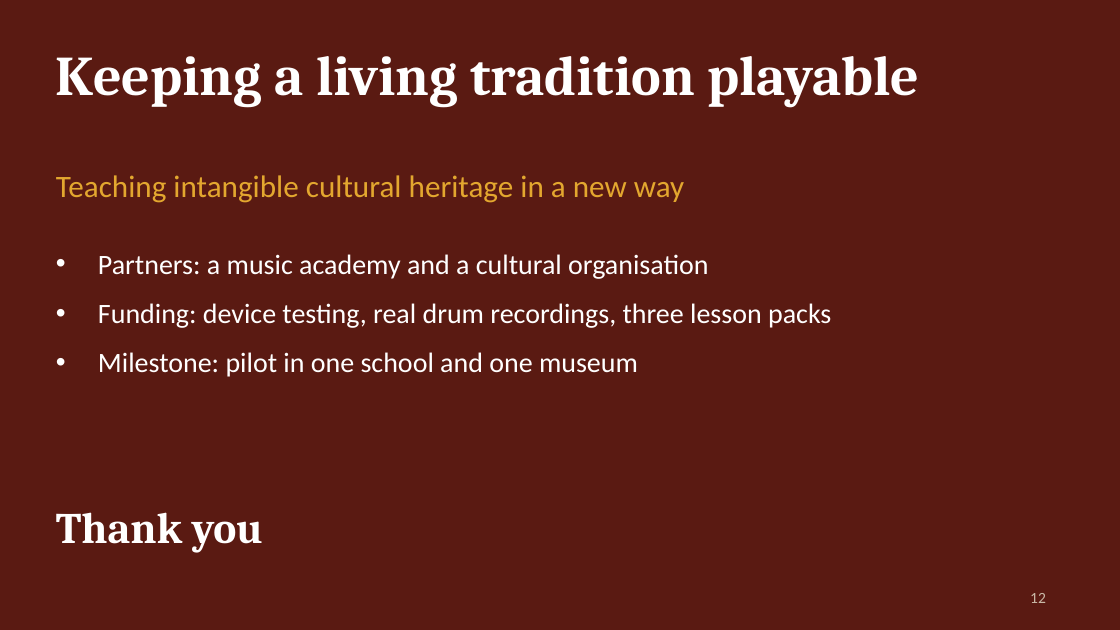
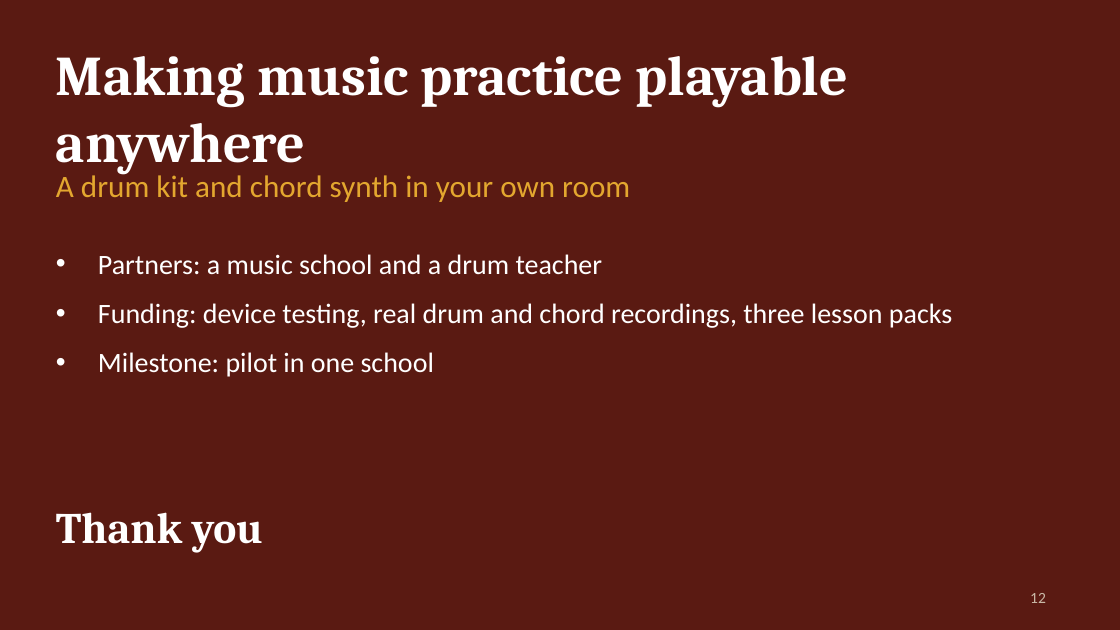
Before and after one commit to chamathyashohara/SoundSpace-visionOS, a slide deck: slide 12 of Docs/Pitch/SoundSpace-Pitch.pptx. Drawn at 1120x630 pixels with LibreOffice and Linux fonts; fonts in the diff are those of the drawing. Boxes give left, top, right and bottom in pixels: in the first picture for what was removed or moved away, otherwise in the second. Text is boxed around its words. In the diff, an @@ line names an element or a change of style, - is before the commit and + after.

```diff
--- a/Docs/Pitch/SoundSpace-Pitch.pptx
+++ b/Docs/Pitch/SoundSpace-Pitch.pptx
@@ text at [56,56,848,175]: text changed @@
-Keeping a living tradition playable
+Making music practice playable anywhere
@@ text at [56,171,630,202]: text changed @@
-Teaching intangible cultural heritage in a new way
+A drum kit and chord synth in your own room
@@ text at [98,254,952,377]: text changed @@
-• Partners: a music academy and a cultural organisation
-• Funding: device testing, real drum recordings, three lesson packs
-• Milestone: pilot in one school and one museum
+• Partners: a music school and a drum teacher
+• Funding: device testing, real drum and chord recordings, three lesson packs
+• Milestone: pilot in one school
```
Also in this commit, not shown: 4 other slides changed, 20 other files.
